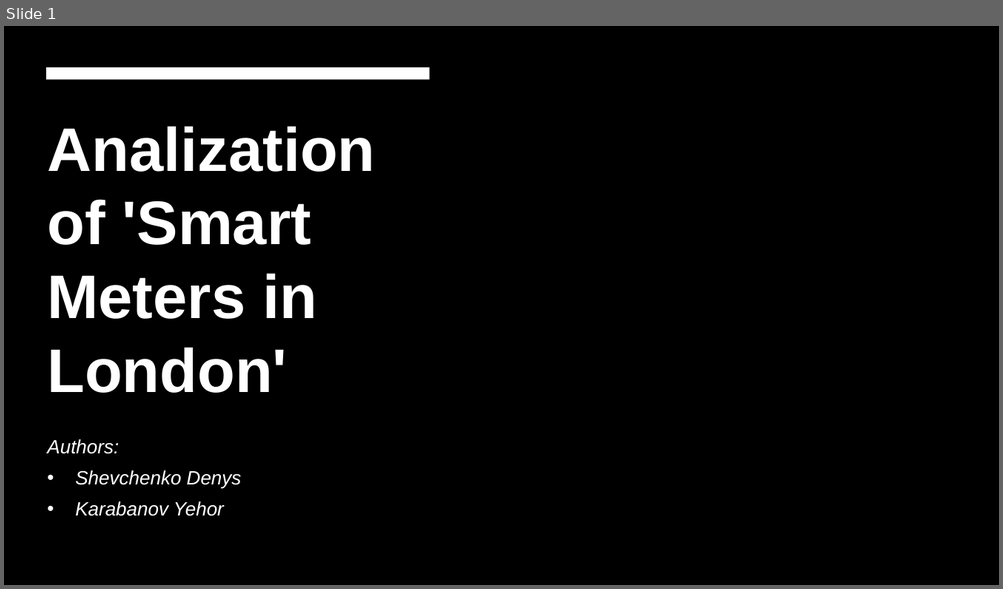
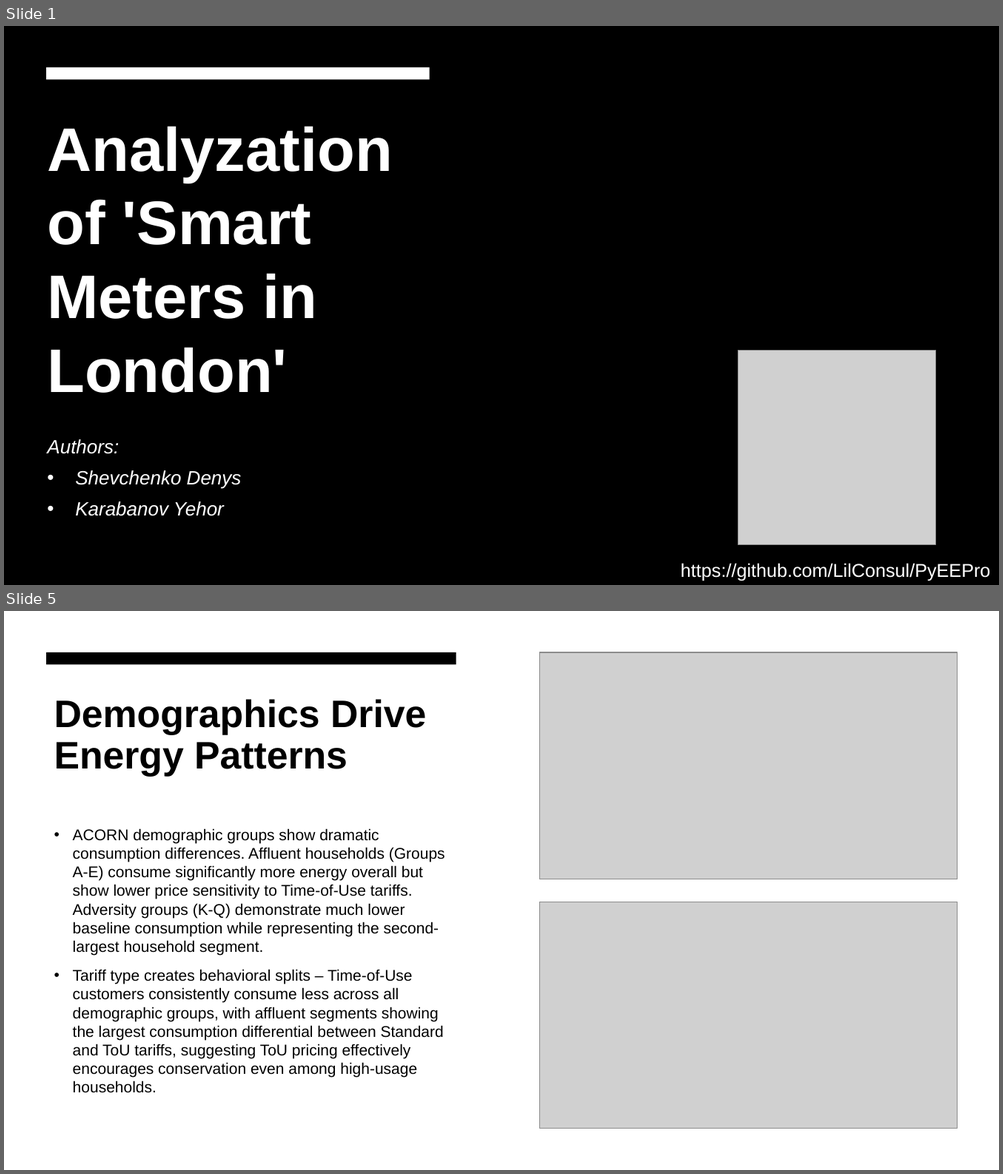
Before and after one commit to LilConsul/PyEEPro, a slide deck: docs/Analization of 'Smart Meters in London'.pptx. Shown one above the other, each under a label of ours: slide 1 before the commit, slides 1 and 5 after it; the slides between them are not shown. The pictures are 1003x589 and 1003x1174 pixels, drawn with LibreOffice and Linux fonts; fonts in the diff are those of the drawing; grey boxes stand for pictures; background and template pictures are left out. Boxes give left, top, right and bottom in pixels: in the first picture for what was removed or moved away, otherwise in the second. Text is boxed around its words. In the diff, an @@ line names an element or a change of style, - is before the commit and + after.

```diff
--- a/docs/Analization of 'Smart Meters in London'.pptx
+++ b/docs/Analization of 'Smart Meters in London'.pptx
@@ slide 5 added at [4,611,999,1170], background #FFFFFF @@
@@ rectangle added at [4,611,999,1170], fill #FFFFFF @@
@@ rectangle added at [46,652,456,665], fill #000000 @@
@@ picture added at [539,652,957,880] @@
@@ title added at [54,699,426,777], 37 pt, text #000000, bold @@
+Demographics Drive Energy Patterns
@@ text added at [73,829,445,1093], 15 pt, text #000000 @@
+• ACORN demographic groups show dramatic consumption differences. Affluent households (Groups A-E) consume significantly more energy overall but show lower price sensitivity to Time-of-Use tariffs. Adversity groups (K-Q) demonstrate much lower baseline consumption while representing the second-largest household segment.
+• Tariff type creates behavioral splits – Time-of-Use customers consistently consume less across all demographic groups, with affluent segments showing the largest consumption differential between Standard and ToU tariffs, suggesting ToU pricing effectively encourages conservation even among high-usage households.
@@ picture added at [539,902,957,1129] @@
@@ slide 1 changed as well @@
@@ title at [47,126,392,393]: text changed @@
-Analization of 'Smart Meters in London'
+Analyzation of 'Smart Meters in London'
@@ picture added at [738,351,936,546] @@
@@ text added at [680,563,990,582], 18 pt, text #FFFFFF @@
+https://github.com/LilConsul/PyEEPro
```
Also in this commit, not shown: 8 other slides added, 7 slides removed.
